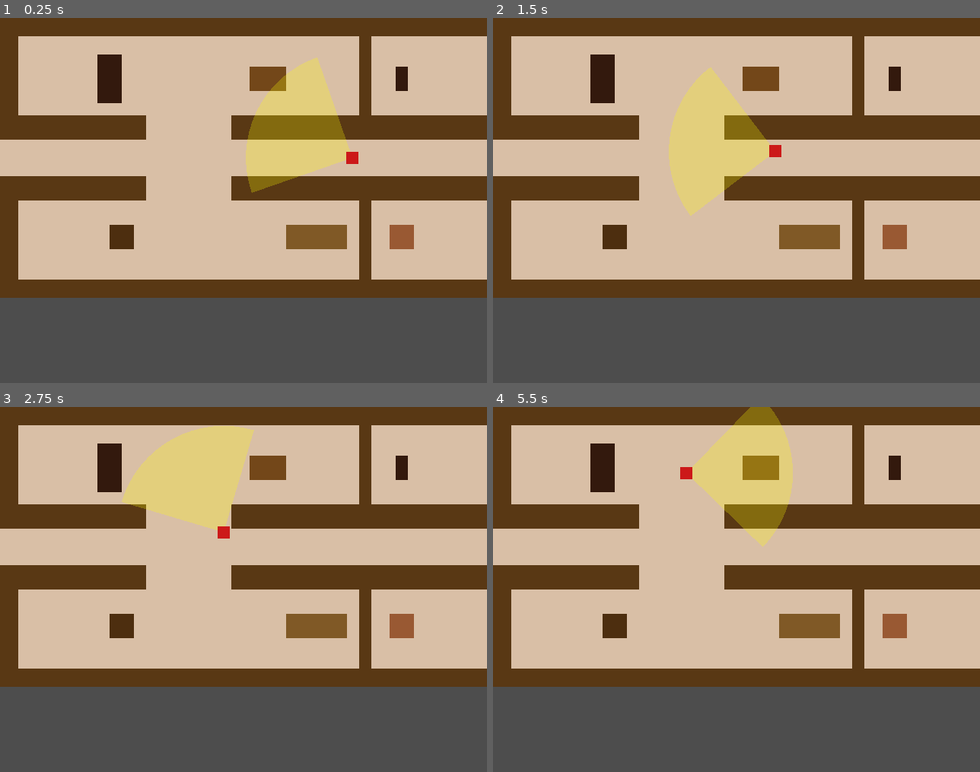
Above: before the commit, frames 1-4 (two rows, left to right).
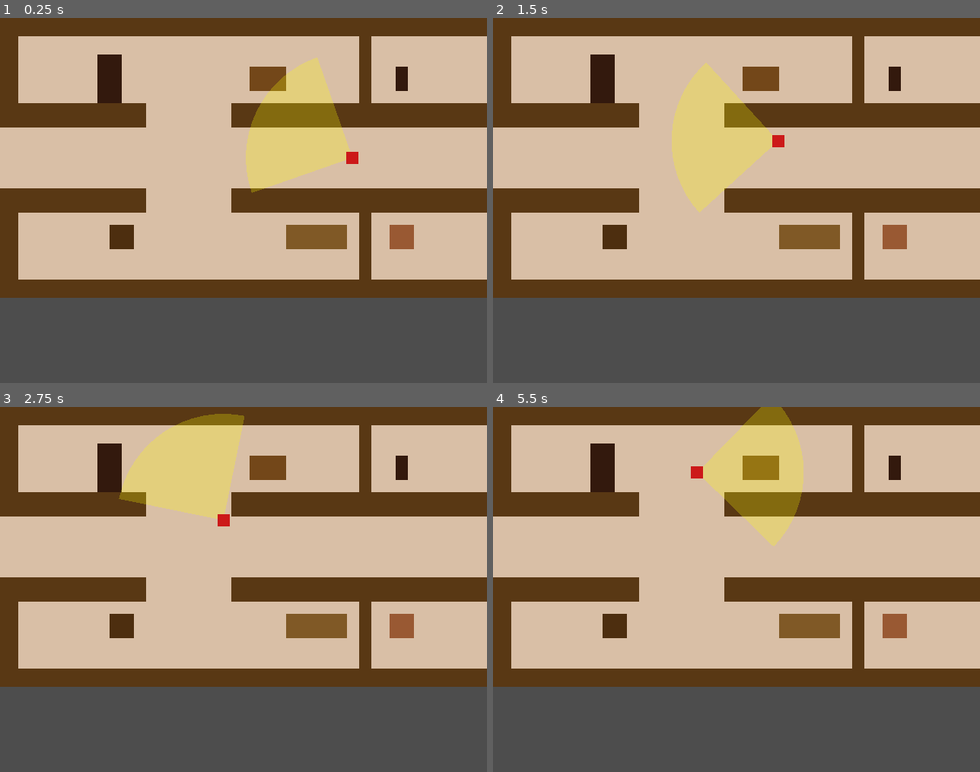
Above: after the commit, the same moments.

Repository: ollyfg/duddy-quest
Game: Godot game, scene res://scenes/l1_hallway.tscn
Two runs of this game, one before a commit and one after it. Both use one fixed random seed, a clock stepped at 60 frames per second and the inputs below. This scene is started directly instead of the project's main scene.
Inputs (mouse positions are in pixels of both pictures, inside the frame that each line leads up to):
- Up to frame 1 (0.25 s): no input
- Up to frame 2 (1.5 s): tap Enter at 0.5 s; move the mouse to (843, 182) at 0.52 s; hold D (move_right) 0.53-1.25 s; tap E (interact) at 0.6 s; click (843, 182) at 0.67 s; drag from (639, 218) to (507, 156) at 1.27 s
- Up to frame 3 (2.75 s): move the mouse to (292, 509) at 2.02 s; hold D (move_right) from 2.03 s (still down); tap V (ranged_attack) at 2.1 s
- Up to frame 4 (5.5 s): release D (move_right) at 2.75 s; drag from (712, 662) to (717, 531) at 2.77 s; move the mouse to (882, 644) at 3.52 s; hold A (move_left) 3.53-4.25 s; tap Alt at 3.6 s; tap Space at 4.25 s; drag from (590, 534) to (682, 472) at 4.27 s; tap Enter at 5 s; move the mouse to (760, 589) at 5.02 s; hold S (move_down) from 5.03 s (still down); tap E (interact) at 5.1 s; click (760, 589) at 5.17 s

The runs differ from the first frame. In frame 1, 11% of the frame differs, in the area x 0-100%, y 23-54%; in frame 2, 11%; in frame 3, 12%, in the area x 0-100%, y 1-54%; in frame 4, 12%.

Commit message:
Widen hallway corridor to 80px: fix Petunia patrol stuck on wall face
Co-authored-by: ollyfg <8495389+ollyfg@users.noreply.github.com>

Diff:
--- a/scenes/l1_hallway.tscn
+++ b/scenes/l1_hallway.tscn
@@ -7,7 +7,7 @@
 size = Vector2(960, 24)
 
 [sub_resource type="RectangleShape2D" id="Sh_vwall_seg"]
-size = Vector2(24, 136)
+size = Vector2(24, 120)
 
 [sub_resource type="RectangleShape2D" id="Sh_exit"]
 size = Vector2(12, 48)
@@ -16,7 +16,7 @@
 size = Vector2(168, 32)
 
 [sub_resource type="RectangleShape2D" id="Sh_vert_div"]
-size = Vector2(16, 136)
+size = Vector2(16, 120)
 
 [sub_resource type="RectangleShape2D" id="Sh_coatrack"]
 size = Vector2(32, 64)
@@ -77,13 +77,13 @@
 shape = SubResource("Sh_hwall")
 
 [node name="LeftWallTop" type="StaticBody2D" parent="."]
-position = Vector2(12, 92)
+position = Vector2(12, 84)
 
 [node name="Sprite" type="ColorRect" parent="LeftWallTop"]
 offset_left = -12.0
-offset_top = -68.0
+offset_top = -60.0
 offset_right = 12.0
-offset_bottom = 68.0
+offset_bottom = 60.0
 color = Color(0.35, 0.22, 0.08, 1)
 mouse_filter = 2
 
@@ -91,13 +91,13 @@
 shape = SubResource("Sh_vwall_seg")
 
 [node name="LeftWallBottom" type="StaticBody2D" parent="."]
-position = Vector2(12, 276)
+position = Vector2(12, 284)
 
 [node name="Sprite" type="ColorRect" parent="LeftWallBottom"]
 offset_left = -12.0
-offset_top = -68.0
+offset_top = -60.0
 offset_right = 12.0
-offset_bottom = 68.0
+offset_bottom = 60.0
 color = Color(0.35, 0.22, 0.08, 1)
 mouse_filter = 2
 
@@ -112,13 +112,13 @@
 shape = SubResource("Sh_exit")
 
 [node name="RightWallTop" type="StaticBody2D" parent="."]
-position = Vector2(948, 92)
+position = Vector2(948, 84)
 
 [node name="Sprite" type="ColorRect" parent="RightWallTop"]
 offset_left = -12.0
-offset_top = -68.0
+offset_top = -60.0
 offset_right = 12.0
-offset_bottom = 68.0
+offset_bottom = 60.0
 color = Color(0.35, 0.22, 0.08, 1)
 mouse_filter = 2
 
@@ -126,13 +126,13 @@
 shape = SubResource("Sh_vwall_seg")
 
 [node name="RightWallBottom" type="StaticBody2D" parent="."]
-position = Vector2(948, 276)
+position = Vector2(948, 284)
 
 [node name="Sprite" type="ColorRect" parent="RightWallBottom"]
 offset_left = -12.0
-offset_top = -68.0
+offset_top = -60.0
 offset_right = 12.0
-offset_bottom = 68.0
+offset_bottom = 60.0
 color = Color(0.35, 0.22, 0.08, 1)
 mouse_filter = 2
 
@@ -147,7 +147,7 @@
 shape = SubResource("Sh_exit")
 
 [node name="NorthWallLeft" type="StaticBody2D" parent="."]
-position = Vector2(108, 144)
+position = Vector2(108, 128)
 
 [node name="Sprite" type="ColorRect" parent="NorthWallLeft"]
 offset_left = -84.0
@@ -161,7 +161,7 @@
 shape = SubResource("Sh_inner_hwall")
 
 [node name="NorthWallMidLeft" type="StaticBody2D" parent="."]
-position = Vector2(388, 144)
+position = Vector2(388, 128)
 
 [node name="Sprite" type="ColorRect" parent="NorthWallMidLeft"]
 offset_left = -84.0
@@ -175,13 +175,13 @@
 shape = SubResource("Sh_inner_hwall")
 
 [node name="NorthWallDiv" type="StaticBody2D" parent="."]
-position = Vector2(480, 92)
+position = Vector2(480, 84)
 
 [node name="Sprite" type="ColorRect" parent="NorthWallDiv"]
 offset_left = -8.0
-offset_top = -68.0
+offset_top = -60.0
 offset_right = 8.0
-offset_bottom = 68.0
+offset_bottom = 60.0
 color = Color(0.35, 0.22, 0.08, 1)
 mouse_filter = 2
 
@@ -189,7 +189,7 @@
 shape = SubResource("Sh_vert_div")
 
 [node name="NorthWallMidRight" type="StaticBody2D" parent="."]
-position = Vector2(572, 144)
+position = Vector2(572, 128)
 
 [node name="Sprite" type="ColorRect" parent="NorthWallMidRight"]
 offset_left = -84.0
@@ -203,7 +203,7 @@
 shape = SubResource("Sh_inner_hwall")
 
 [node name="NorthWallRight" type="StaticBody2D" parent="."]
-position = Vector2(852, 144)
+position = Vector2(852, 128)
 
 [node name="Sprite" type="ColorRect" parent="NorthWallRight"]
 offset_left = -84.0
@@ -217,7 +217,7 @@
 shape = SubResource("Sh_inner_hwall")
 
 [node name="SouthWallLeft" type="StaticBody2D" parent="."]
-position = Vector2(108, 224)
+position = Vector2(108, 240)
 
 [node name="Sprite" type="ColorRect" parent="SouthWallLeft"]
 offset_left = -84.0
@@ -231,7 +231,7 @@
 shape = SubResource("Sh_inner_hwall")
 
 [node name="SouthWallMidLeft" type="StaticBody2D" parent="."]
-position = Vector2(388, 224)
+position = Vector2(388, 240)
 
 [node name="Sprite" type="ColorRect" parent="SouthWallMidLeft"]
 offset_left = -84.0
@@ -245,13 +245,13 @@
 shape = SubResource("Sh_inner_hwall")
 
 [node name="SouthWallDiv" type="StaticBody2D" parent="."]
-position = Vector2(480, 276)
+position = Vector2(480, 284)
 
 [node name="Sprite" type="ColorRect" parent="SouthWallDiv"]
 offset_left = -8.0
-offset_top = -68.0
+offset_top = -60.0
 offset_right = 8.0
-offset_bottom = 68.0
+offset_bottom = 60.0
 color = Color(0.35, 0.22, 0.08, 1)
 mouse_filter = 2
 
@@ -259,7 +259,7 @@
 shape = SubResource("Sh_vert_div")
 
 [node name="SouthWallMidRight" type="StaticBody2D" parent="."]
-position = Vector2(572, 224)
+position = Vector2(572, 240)
 
 [node name="Sprite" type="ColorRect" parent="SouthWallMidRight"]
 offset_left = -84.0
@@ -273,7 +273,7 @@
 shape = SubResource("Sh_inner_hwall")
 
 [node name="SouthWallRight" type="StaticBody2D" parent="."]
-position = Vector2(852, 224)
+position = Vector2(852, 240)
 
 [node name="Sprite" type="ColorRect" parent="SouthWallRight"]
 offset_left = -84.0
